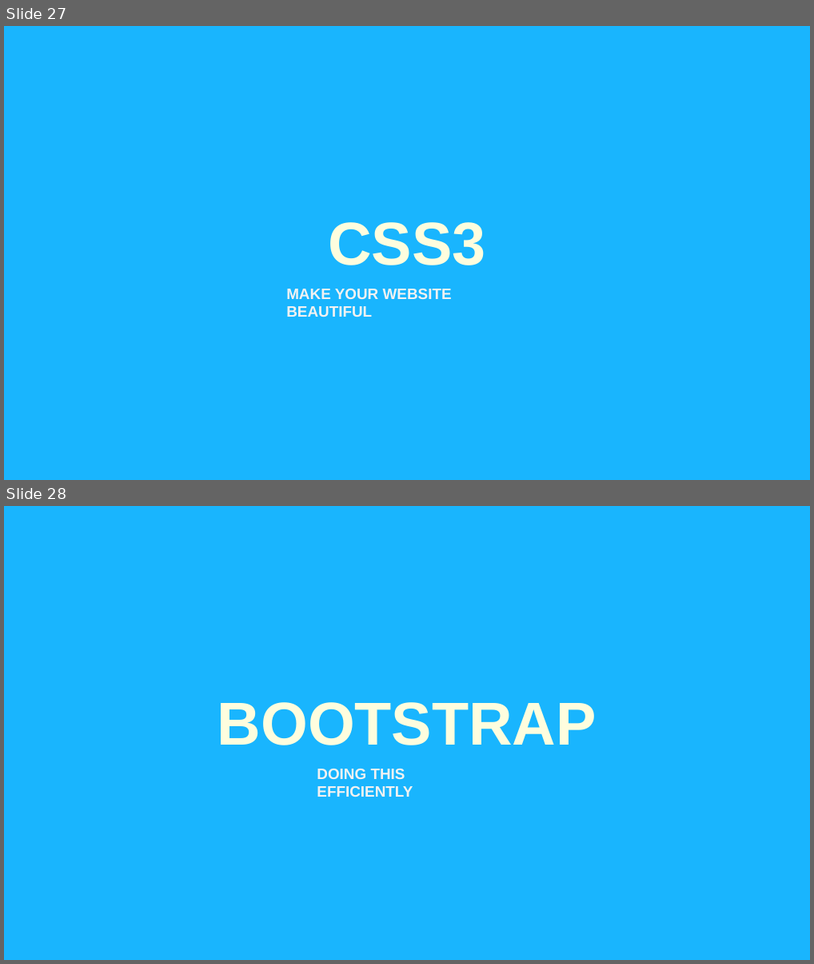
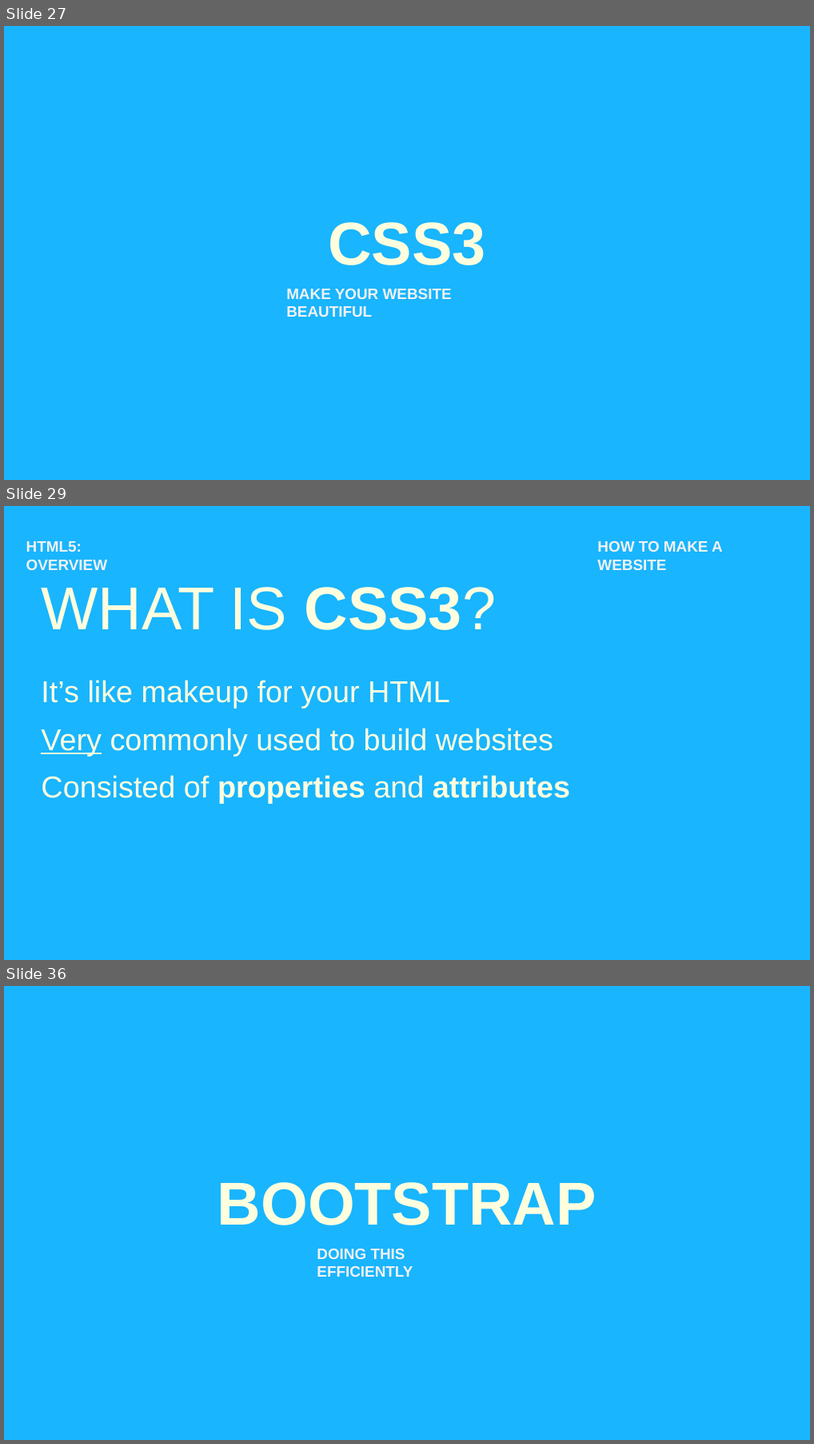
Before and after one commit to nimus0108/CodeDay-Spring, a slide deck: Presentation/How to Make a Website.pptx. Shown one above the other, each under a label of ours: slides 27 and 28 before the commit, slides 27, 29 and 36 after it; the slides between them are not shown. The pictures are 814x964 and 814x1444 pixels, drawn with LibreOffice and Linux fonts; fonts in the diff are those of the drawing. Boxes give left, top, right and bottom in pixels: in the first picture for what was removed or moved away, otherwise in the second. Text is boxed around its words. In the diff, an @@ line names an element or a change of style, - is before the commit and + after.

```diff
--- a/Presentation/How to Make a Website.pptx
+++ b/Presentation/How to Make a Website.pptx
@@ slide 29 added at [4,506,810,960], background #19B5FE @@
@@ text added at [26,541,107,570], 18 pt, text #F2F2F2, bold @@
+HTML5: OVERVIEW
@@ text added at [598,541,723,570], 18 pt, text #F2F2F2, bold @@
+HOW TO MAKE A WEBSITE
@@ title added at [42,587,497,630], 72 pt, text #FEFDDE @@
+WHAT IS CSS3?
@@ text added at [41,680,450,708], 36 pt, text #FEFDDE @@
+It’s like makeup for your HTML
@@ text added at [41,728,554,756], 36 pt, text #FEFDDE @@
+Very commonly used to build websites
@@ text added at [41,775,570,804], 36 pt, text #FEFDDE, bold @@
+Consisted of properties and attributes
@@ what was slide 28 is now slide 36 @@
```
Also in this commit, not shown: 7 other slides added.
